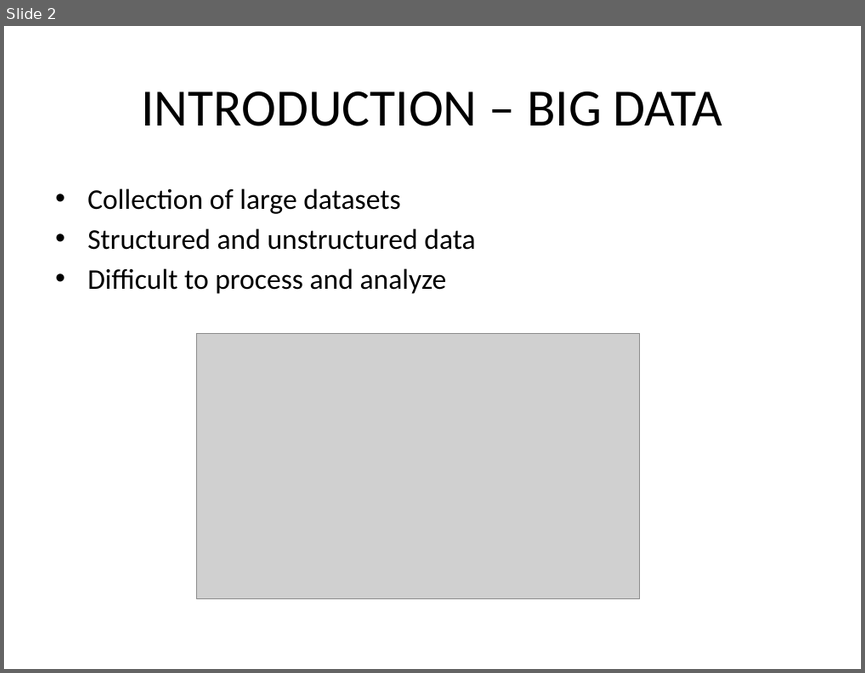
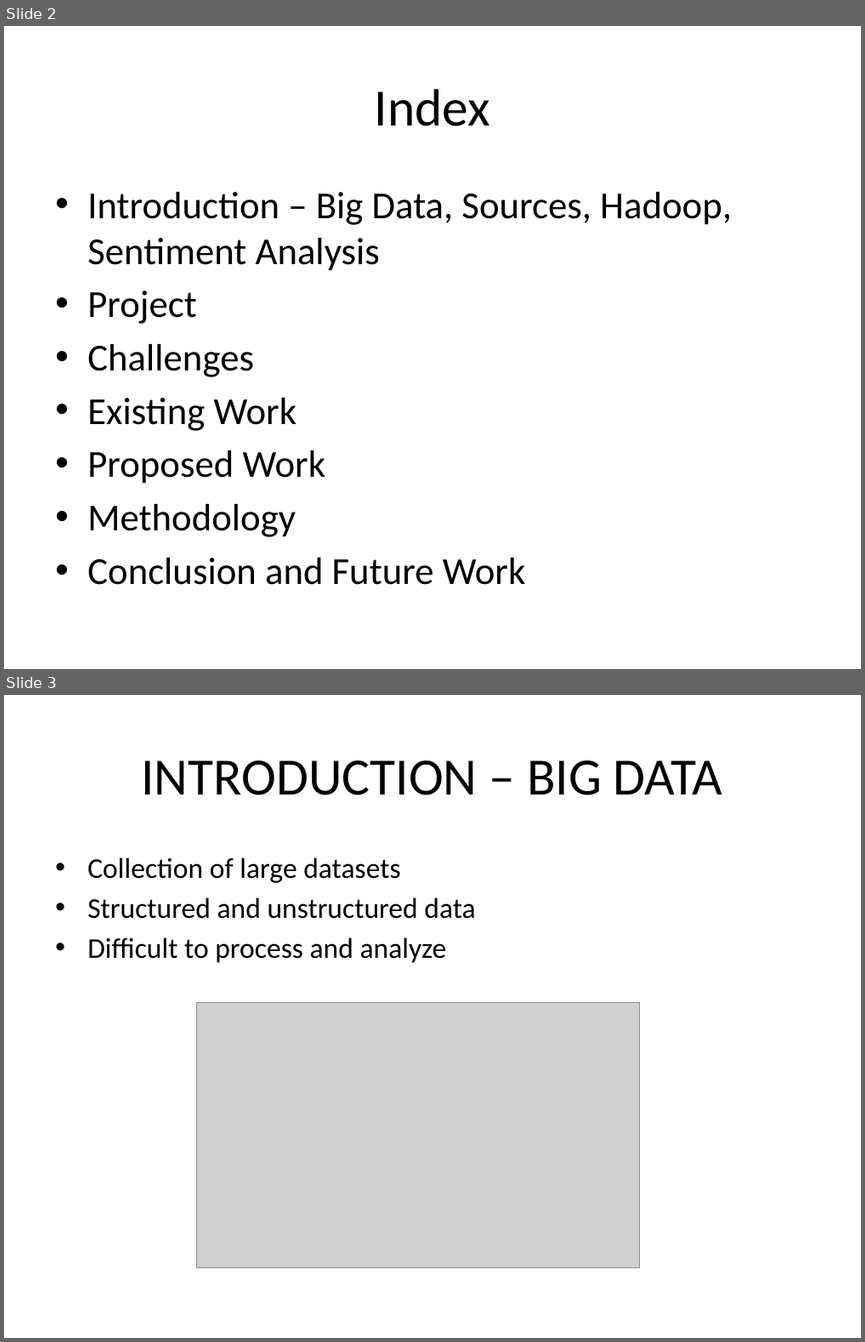
Before and after one commit to abhilashsaj/Big-Data-Analytics-and-Visualization, a slide deck: Paper 1/Paper Presentation.pptx. Shown one above the other, each under a label of ours: slide 2 before the commit, slides 2 and 3 after it. The pictures are 865x673 and 865x1342 pixels, drawn with LibreOffice and Linux fonts; fonts in the diff are those of the drawing; grey boxes stand for pictures. Boxes give left, top, right and bottom in pixels: in the first picture for what was removed or moved away, otherwise in the second. Text is boxed around its words. In the diff, an @@ line names an element or a change of style, - is before the commit and + after.

```diff
--- a/Paper 1/Paper Presentation.pptx
+++ b/Paper 1/Paper Presentation.pptx
@@ slide 2 added at bbox=[4, 26, 861, 669], background #FFFFFF @@
@@ title added at bbox=[375, 89, 491, 126], 44 pt, text #000000 @@
+Index
@@ text added at bbox=[87, 192, 732, 584], 32 pt, text #000000 @@
+• Introduction – Big Data, Sources, Hadoop, Sentiment Analysis
+• Project
+• Challenges
+• Existing Work
+• Proposed Work
+• Methodology
+• Conclusion and Future Work
@@ what was slide 2 is now slide 3 @@
```
Also in this commit, not shown: 1 slide changed, 1 other file.
